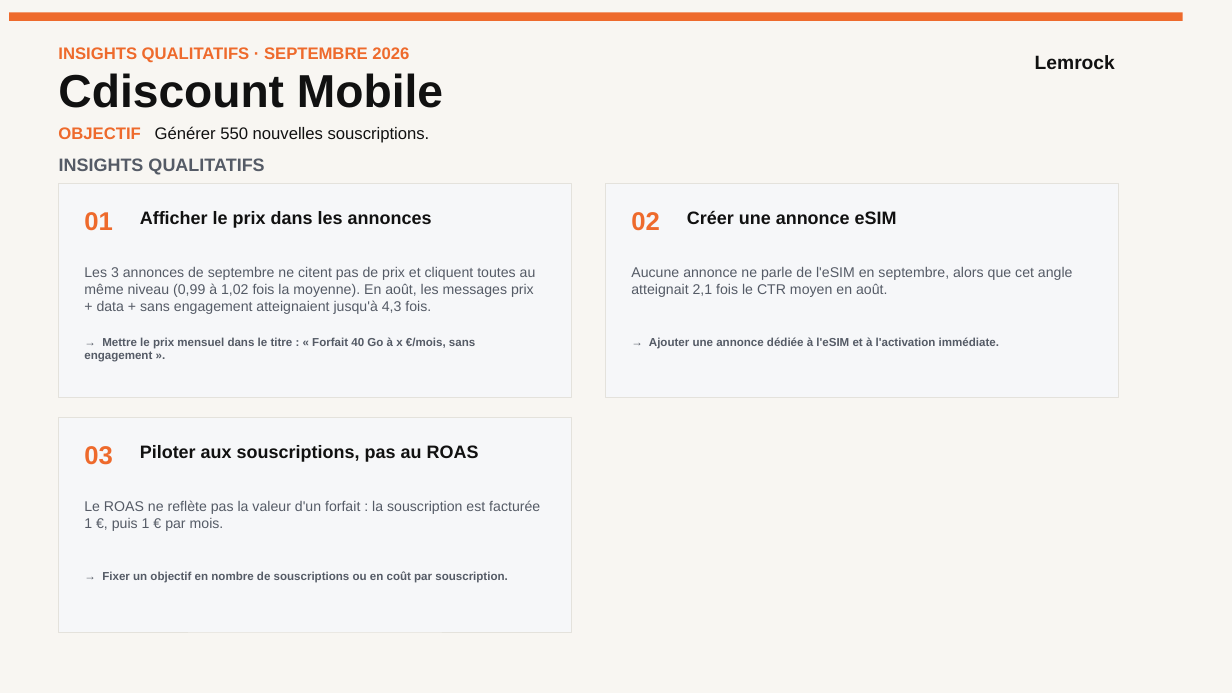
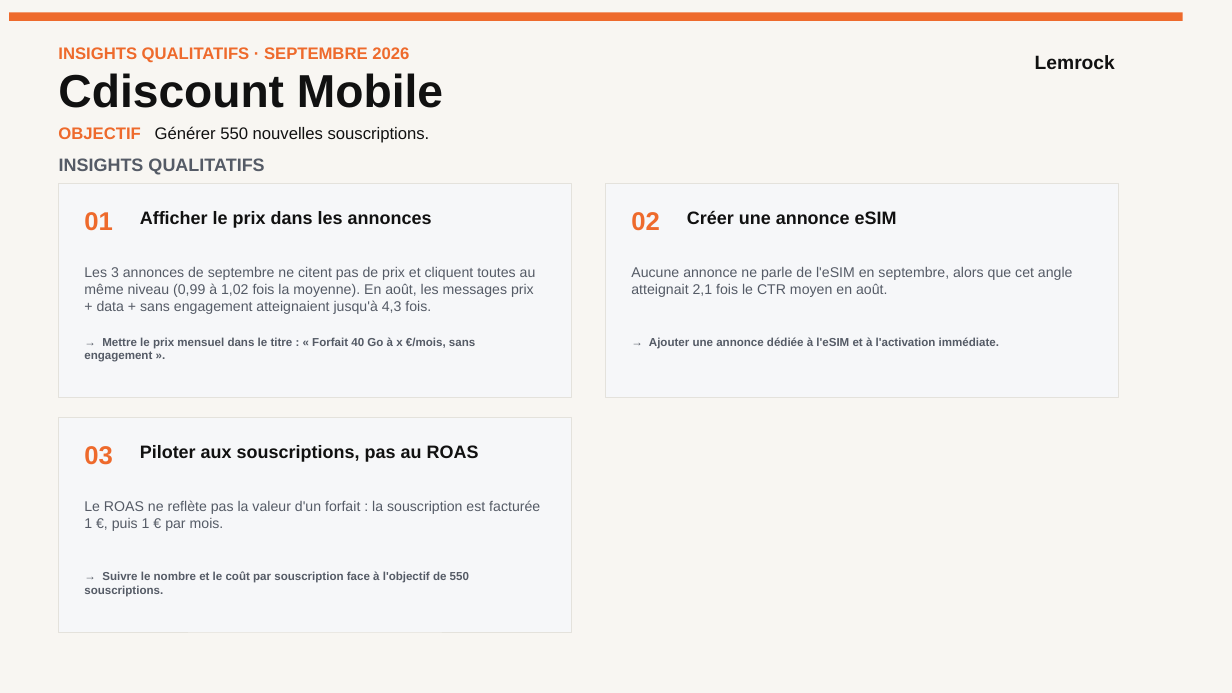
Before and after one commit to stephanemonmarson-creator/Lemrock, a slide deck: slide 14 of rapports/septembre/121026_Customer Success_Septembre 26.pptx. Drawn at 1232x693 pixels with LibreOffice and Linux fonts; fonts in the diff are those of the drawing. Boxes give left, top, right and bottom in pixels: in the first picture for what was removed or moved away, otherwise in the second. Text is boxed around its words. In the diff, an @@ line names an element or a change of style, - is before the commit and + after.

```diff
--- a/rapports/septembre/121026_Customer Success_Septembre 26.pptx
+++ b/rapports/septembre/121026_Customer Success_Septembre 26.pptx
@@ text at (x1=84, y1=571, x2=469, y2=597): text changed @@
-→ Fixer un objectif en nombre de souscriptions ou en coût par souscription.
+→ Suivre le nombre et le coût par souscription face à l'objectif de 550 souscriptions.
```
Also in this commit, not shown: 3 other files.
